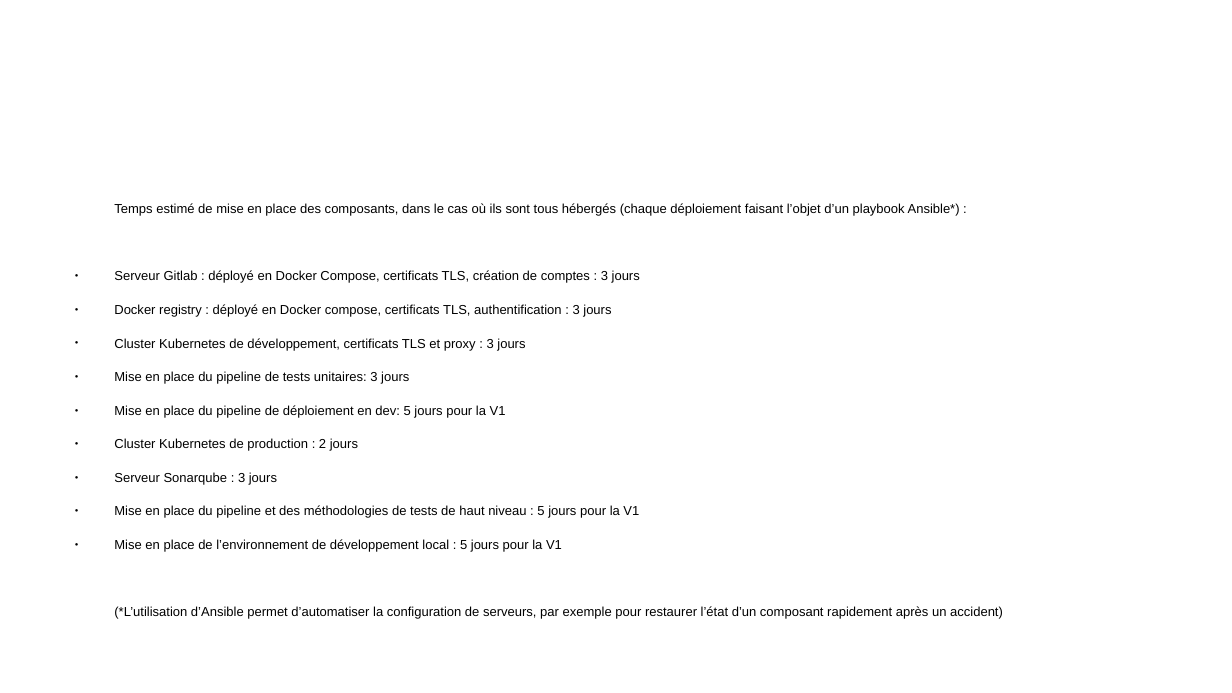
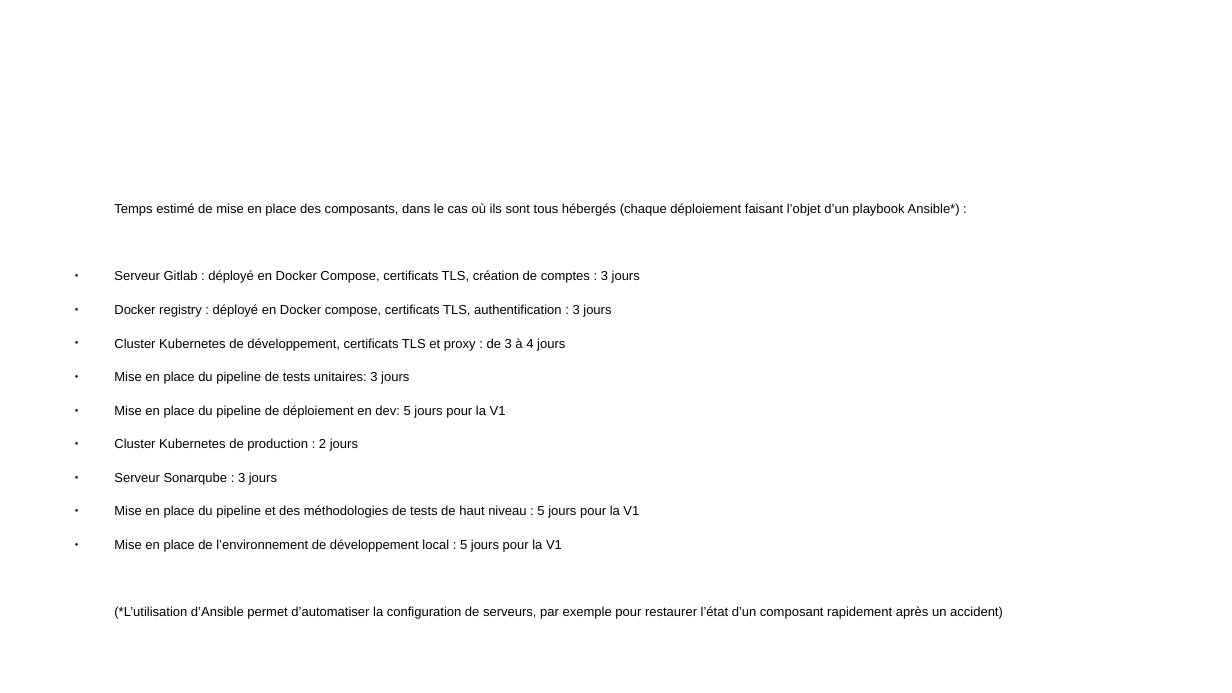
Before and after one commit to remipassmoilesel/ci-cd-plan, a slide deck: slide 21 of ci-cd-plan.odp. Drawn at 1232x693 pixels with LibreOffice and Linux fonts; fonts in the diff are those of the drawing; background and template pictures are left out. Boxes give left, top, right and bottom in pixels: in the first picture for what was removed or moved away, otherwise in the second. Text is boxed around its words. In the diff, an @@ line names an element or a change of style, - is before the commit and + after.

```diff
--- a/ci-cd-plan.odp
+++ b/ci-cd-plan.odp
@@ text at bbox=[114, 338, 565, 351]: text changed @@
-● Cluster Kubernetes de développement, certificats TLS et proxy : 3 jours
+● Cluster Kubernetes de développement, certificats TLS et proxy : de 3 à 4 jours
```
Also in this commit, not shown: 6 other slides changed.
